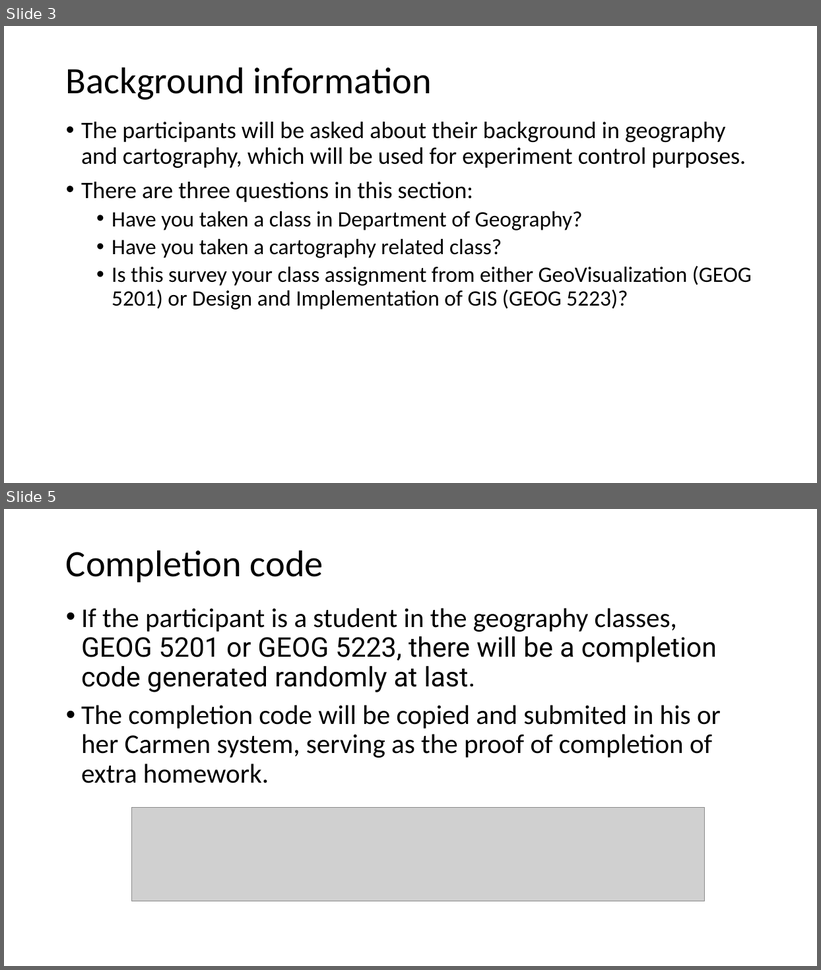
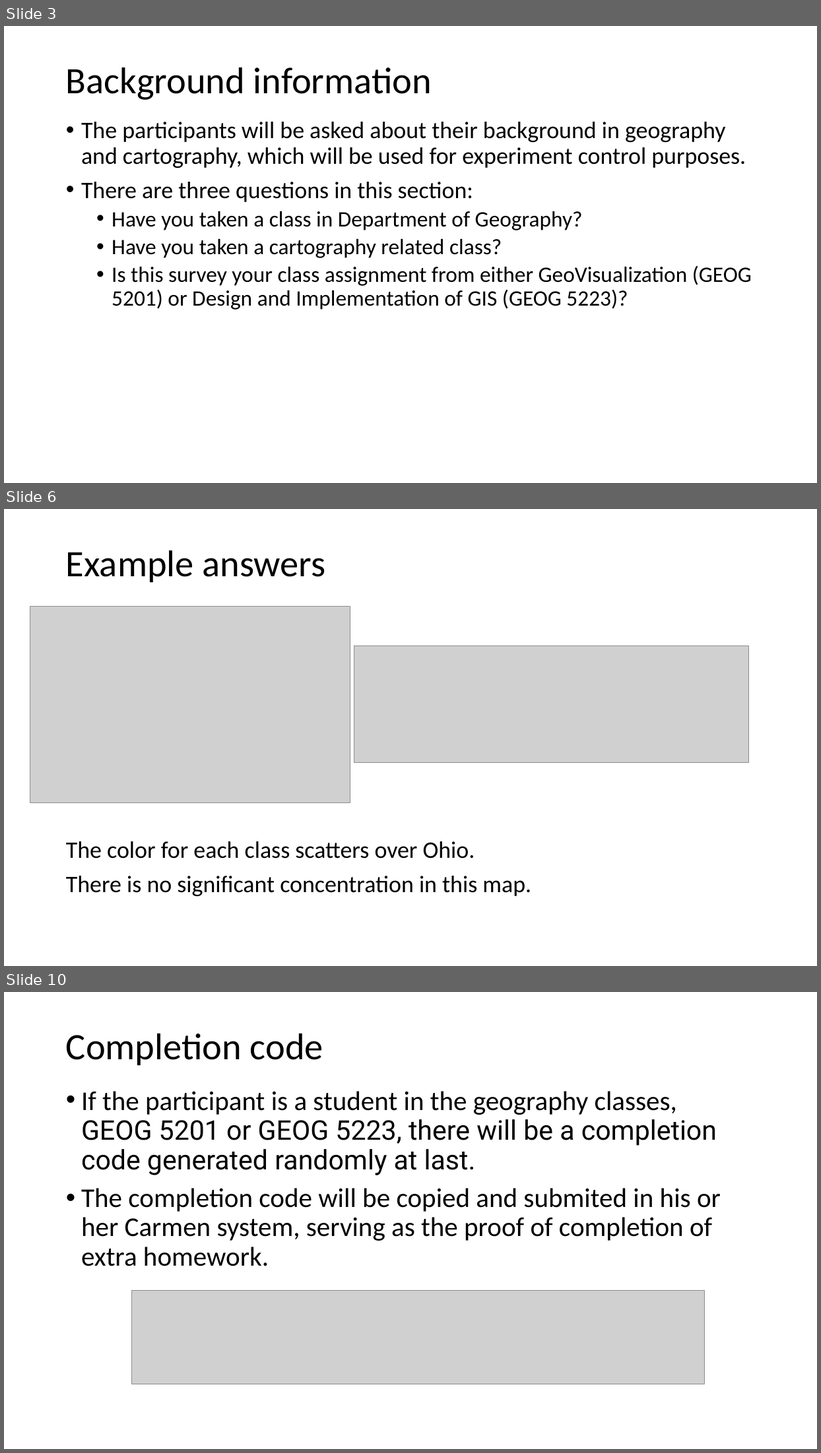
Before and after one commit to JialinLiOSU/choroColorRead, a slide deck: irb/Documents/Instructions - ScreenShots.pptx. Shown one above the other, each under a label of ours: slides 3 and 5 before the commit, slides 3, 6 and 10 after it; the slides between them are not shown. The pictures are 821x970 and 821x1453 pixels, drawn with LibreOffice and Linux fonts; fonts in the diff are those of the drawing; grey boxes stand for pictures. Boxes give left, top, right and bottom in pixels: in the first picture for what was removed or moved away, otherwise in the second. Text is boxed around its words. In the diff, an @@ line names an element or a change of style, - is before the commit and + after.

```diff
--- a/irb/Documents/Instructions - ScreenShots.pptx
+++ b/irb/Documents/Instructions - ScreenShots.pptx
@@ slide 6 added at bbox=[4, 509, 817, 966], background #FFFFFF @@
@@ title added at bbox=[66, 550, 325, 582], 44 pt, text #000000 @@
+Example answers
@@ picture added at bbox=[30, 607, 350, 803] @@
@@ picture added at bbox=[354, 646, 749, 763] @@
@@ text added at bbox=[66, 842, 531, 896], 28 pt, text #000000 @@
+The color for each class scatters over Ohio.
+There is no significant concentration in this map.
@@ what was slide 5 is now slide 10 @@
```
Also in this commit, not shown: 2 slides changed, 4 other slides added, 8 other files.
